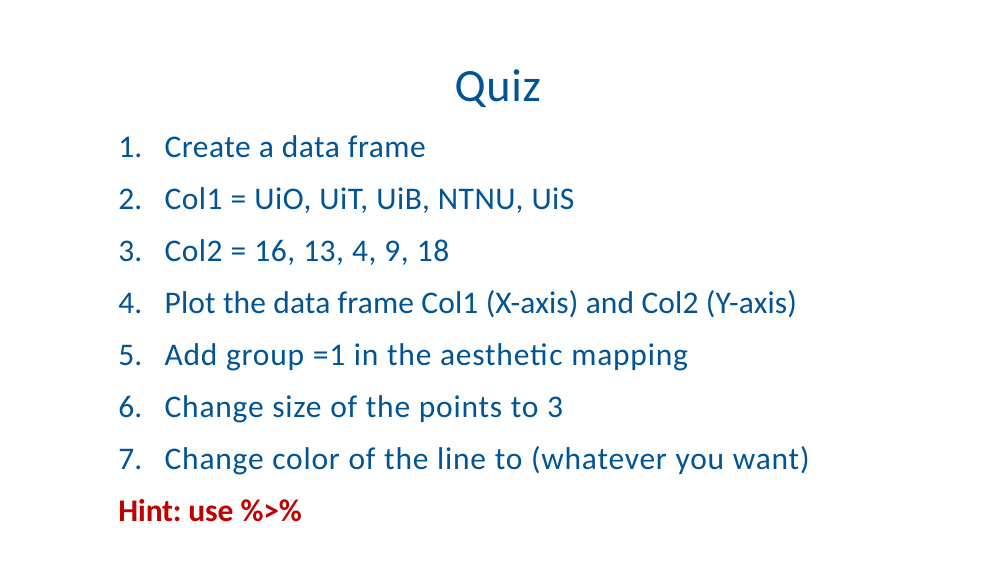
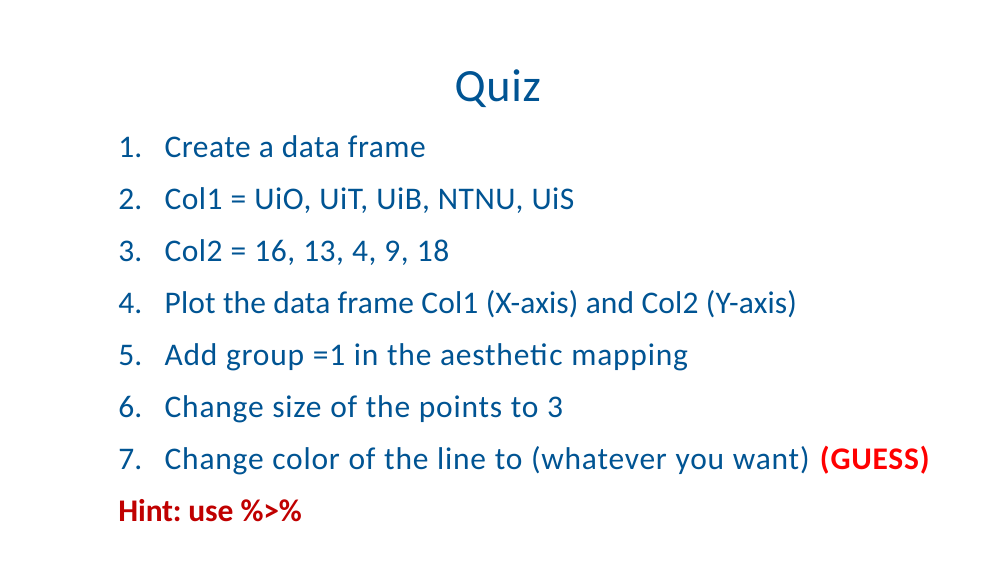
Before and after one commit to Ahmedbargheet/R-for-beginners_UiT, a slide deck: slide 27 of R_workshop_4.ppt. Drawn at 1008x567 pixels with LibreOffice and Linux fonts; fonts in the diff are those of the drawing; background and template pictures are left out. Boxes give left, top, right and bottom in pixels: in the first picture for what was removed or moved away, otherwise in the second. Text is boxed around its words. In the diff, an @@ line names an element or a change of style, - is before the commit and + after.

```diff
--- a/R_workshop_4.ppt
+++ b/R_workshop_4.ppt
@@ text at (165, 446, 930, 475): text changed @@
-7. Change color of the line to (whatever you want)
+7. Change color of the line to (whatever you want) (GUESS)
```
Also in this commit, not shown: 2 other slides changed, 1 slide removed, 2 other files.
